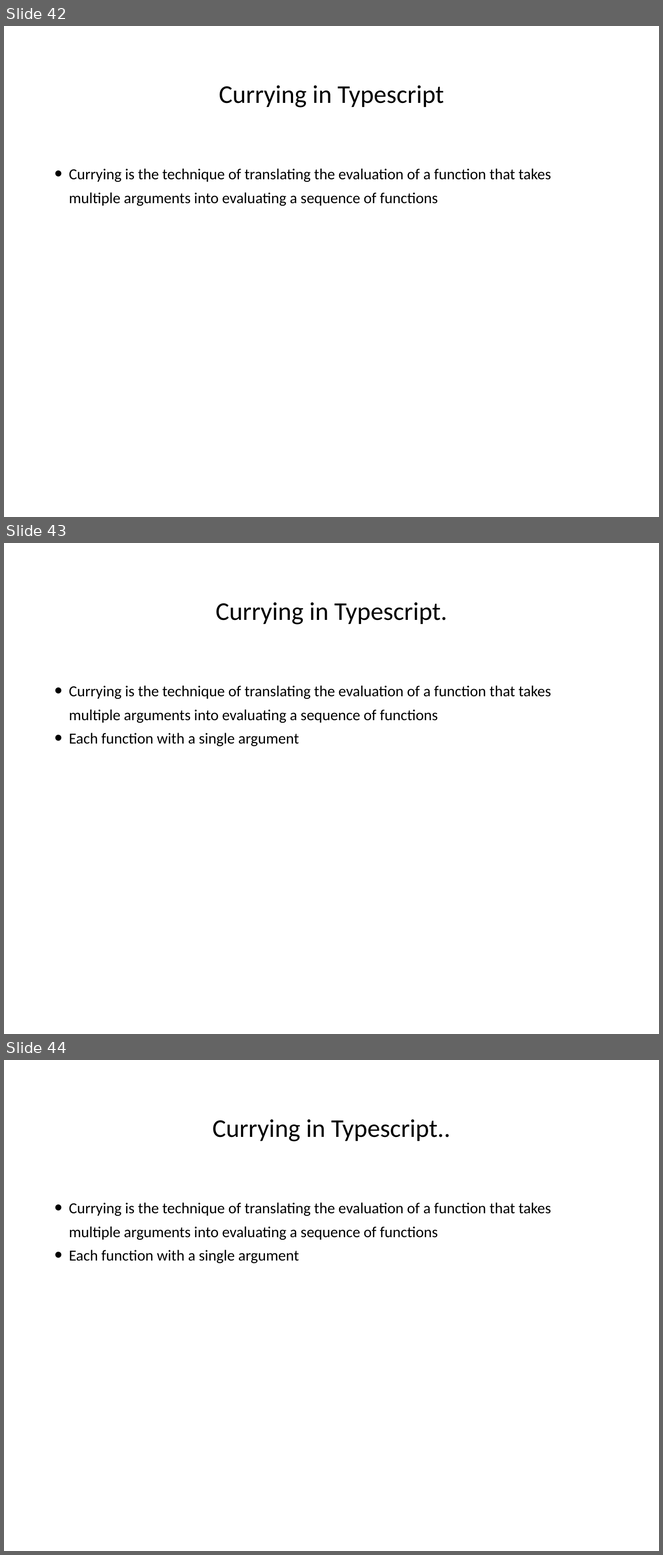
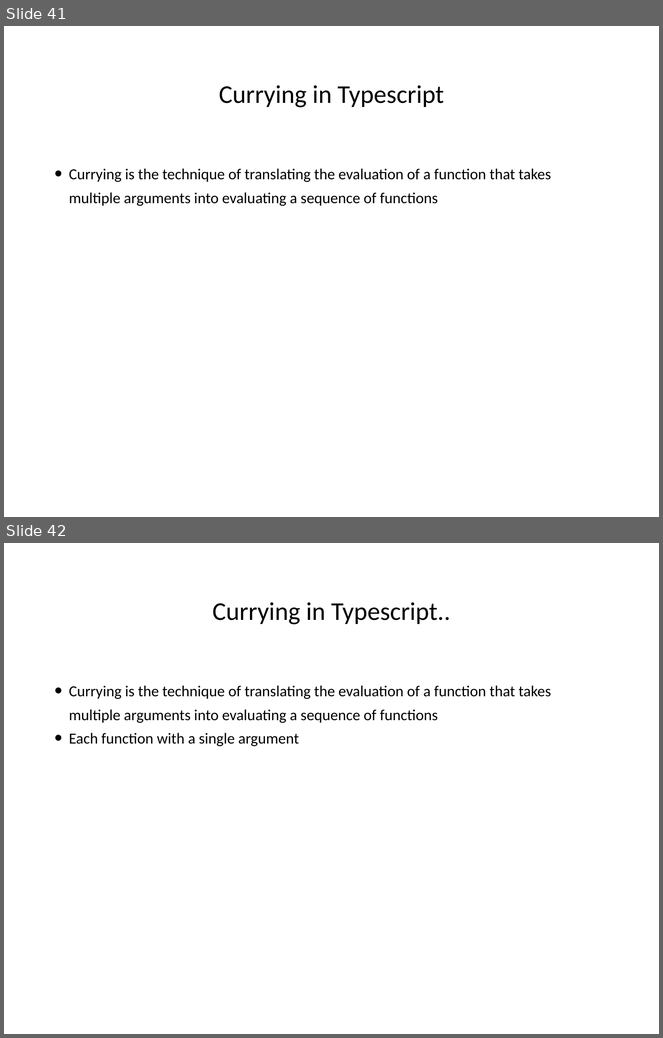
Before and after one commit to hogeschool/Development--Web, a slide deck: Lesson4/lesson4.pptx. Shown one above the other, each under a label of ours: slides 42, 43 and 44 before the commit, slides 41 and 42 after it. The pictures are 663x1555 and 663x1038 pixels, drawn with LibreOffice and Linux fonts; fonts in the diff are those of the drawing. Boxes give left, top, right and bottom in pixels: in the first picture for what was removed or moved away, otherwise in the second. Text is boxed around its words. In the diff, an @@ line names an element or a change of style, - is before the commit and + after.

```diff
--- a/Lesson4/lesson4.pptx
+++ b/Lesson4/lesson4.pptx
@@ slide 43 removed at (x1=4, y1=543, x2=659, y2=1034), background #FFFFFF @@
@@ title removed at (x1=216, y1=602, x2=447, y2=625) @@
-Currying in Typescript.
@@ text removed at (x1=69, y1=685, x2=551, y2=746) @@
-• Currying is the technique of translating the evaluation of a function that takes multiple arguments into evaluating a sequence of functions
-• Each function with a single argument
@@ what was slide 42 is now slide 41 @@
@@ what was slide 44 is now slide 42 @@
```
Also in this commit, not shown: 15 slides changed, 1 other slide removed, 2 other files.
